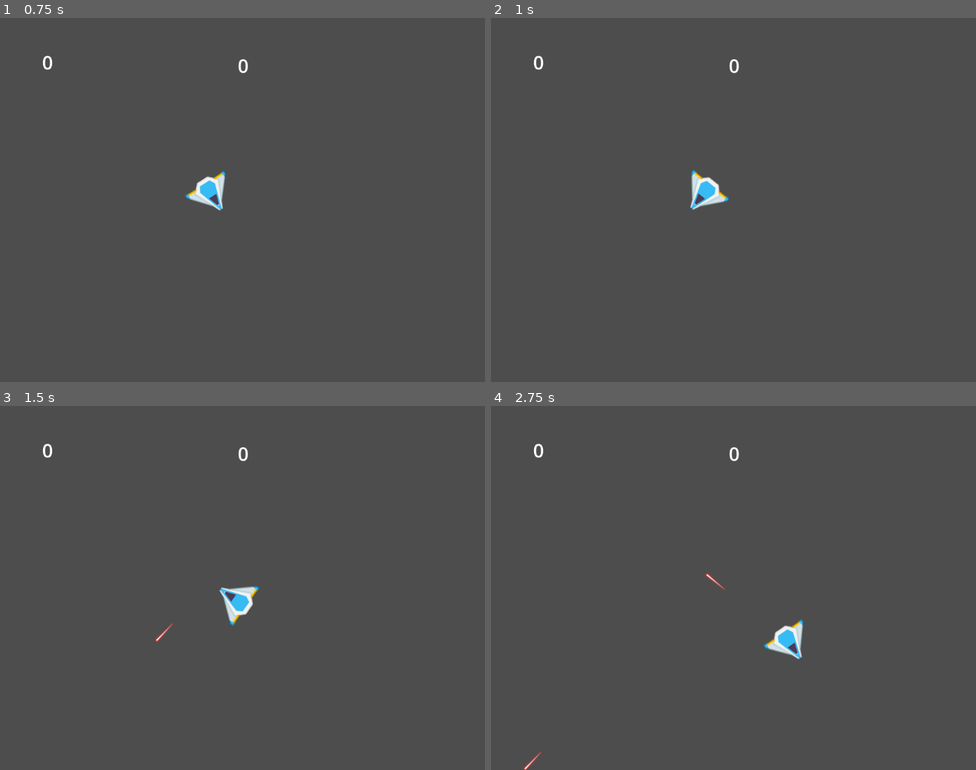
Above: before the commit, frames 1-4 (two rows, left to right).
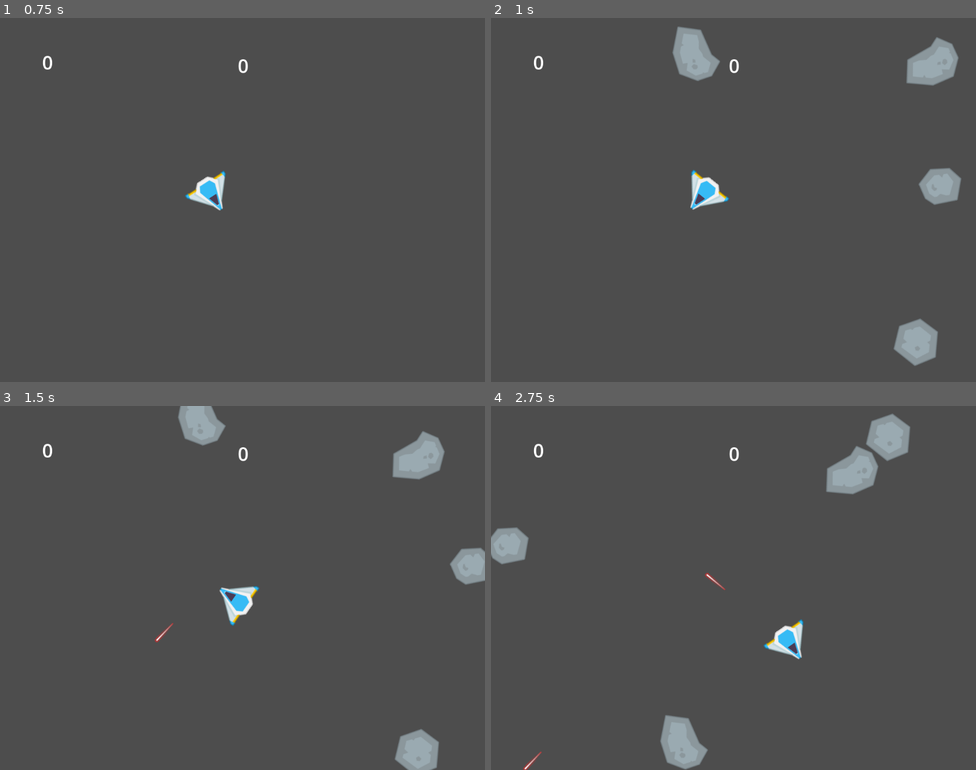
Above: after the commit, the same moments.

Repository: TheGabmeister/games-godot
Game: Godot game, scene res://levels/main.tscn
Same seed, same stepped clock (60 frames per second), same inputs: the game is played once before the commit and once after it.
Inputs (mouse positions are in pixels of both pictures, inside the frame that each line leads up to):
- Up to frame 1 (0.75 s): tap Enter at 0.5 s; move the mouse to (349, 181) at 0.52 s; press the mouse at (349, 181) at 0.53 s; hold Right (move_right) from 0.53 s (still down)
- Up to frame 2 (1 s): keep holding Right (move_right)
- Up to frame 3 (1.5 s): move the mouse to (145, 606) at 1.27 s; release Right (move_right) at 1.28 s; release the mouse at (145, 606) at 1.28 s; hold Down (move_down) from 1.28 s (still down); click (145, 606) at 1.35 s
- Up to frame 4 (2.75 s): move the mouse to (782, 507) at 2.02 s; release Down (move_down) at 2.03 s; press the mouse at (782, 507) at 2.03 s; hold Right (move_right) from 2.03 s (still down)

Frame 1 is identical in both runs. In frame 2, 3.5% of the frame differs, in the area x 37-97%, y 2-96%; in frame 3, 3.2%; in frame 4, 3.5%.
Error before the commit: Modulo by zero error in operator '%'. (res://managers/game_manager.gd:39)

Commit message:
Improve spawn point parenting

Diff:
--- a/asteroids/levels/main.tscn
+++ b/asteroids/levels/main.tscn
@@ -38,6 +38,38 @@
 scale = Vector2(70, 10)
 _boundary_pos = 1
 
+[node name="SpawnPoints" type="Node2D" parent="World"]
+
+[node name="SpawnPoint_01" type="Node2D" parent="World/SpawnPoints"]
+position = Vector2(243, 105)
+
+[node name="SpawnPoint_02" type="Node2D" parent="World/SpawnPoints"]
+position = Vector2(211, 652)
+
+[node name="SpawnPoint_03" type="Node2D" parent="World/SpawnPoints"]
+position = Vector2(900, 684)
+
+[node name="SpawnPoint_04" type="Node2D" parent="World/SpawnPoints"]
+position = Vector2(432, 73)
+
+[node name="SpawnPoint_05" type="Node2D" parent="World/SpawnPoints"]
+position = Vector2(928, 94)
+
+[node name="SpawnPoint_06" type="Node2D" parent="World/SpawnPoints"]
+position = Vector2(951, 353)
+
+[node name="SpawnPoint_07" type="Node2D" parent="World/SpawnPoints"]
+position = Vector2(643, 681)
+
+[node name="SpawnPoint_08" type="Node2D" parent="World/SpawnPoints"]
+position = Vector2(90, 486)
+
+[node name="SpawnPoint_09" type="Node2D" parent="World/SpawnPoints"]
+position = Vector2(81, 240)
+
+[node name="SpawnPoint_10" type="Node2D" parent="World/SpawnPoints"]
+position = Vector2(719, 68)
+
 [node name="GUI" type="Control" parent="." node_paths=PackedStringArray("_score", "_hi_score")]
 layout_mode = 3
 anchors_preset = 0
@@ -67,37 +99,8 @@
 text = "0
 "
 
-[node name="GameManager" type="Node" parent="."]
+[node name="GameManager" type="Node" parent="." node_paths=PackedStringArray("_spawn_point_parent")]
 script = ExtResource("4_m1504")
 _player = ExtResource("1_2262g")
 _asteroids = Array[PackedScene]([ExtResource("2_wdj6m"), ExtResource("6_6et1j"), ExtResource("7_etqu2"), ExtResource("8_jw1n3")])
-
-[node name="SpawnPoint_01" type="Node2D" parent="GameManager"]
-position = Vector2(243, 105)
-
-[node name="SpawnPoint_02" type="Node2D" parent="GameManager"]
-position = Vector2(211, 652)
-
-[node name="SpawnPoint_03" type="Node2D" parent="GameManager"]
-position = Vector2(900, 684)
-
-[node name="SpawnPoint_04" type="Node2D" parent="GameManager"]
-position = Vector2(432, 73)
-
-[node name="SpawnPoint_05" type="Node2D" parent="GameManager"]
-position = Vector2(928, 94)
-
-[node name="SpawnPoint_06" type="Node2D" parent="GameManager"]
-position = Vector2(951, 353)
-
-[node name="SpawnPoint_07" type="Node2D" parent="GameManager"]
-position = Vector2(643, 681)
-
-[node name="SpawnPoint_08" type="Node2D" parent="GameManager"]
-position = Vector2(90, 486)
-
-[node name="SpawnPoint_09" type="Node2D" parent="GameManager"]
-position = Vector2(81, 240)
-
-[node name="SpawnPoint_10" type="Node2D" parent="GameManager"]
-position = Vector2(719, 68)
+_spawn_point_parent = NodePath("../World/SpawnPoints")
--- a/asteroids/managers/game_manager.gd
+++ b/asteroids/managers/game_manager.gd
@@ -2,10 +2,12 @@
 
 @export var _player: PackedScene
 @export var _asteroids: Array[PackedScene]
-@export var _spawn_points: Array[Node2D]
+@export var _spawn_point_parent: Node2D
 @export var _revive_time := 3.0
 var _score := 0
 var _hi_score := 0
+
+@onready var _spawn_points = _spawn_point_parent.get_children()
 
 func _enter_tree():
 	Bus.enemy_killed.connect(_add_score)
